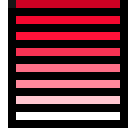
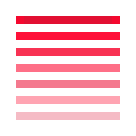
Before/after of a 136 × 136 layered artwork. What changed in the layer stack:
added layer "health7" above "health6" over [24, 16, 112, 24]
added layer "health3" above "health2" over [16, 80, 120, 88]
added layer "health2" above "health1" over [16, 96, 120, 104]
renamed "Layer 2" to "health1", painted on it over [16, 0, 120, 120]
hid "Layer 0" over [8, 0, 128, 128]
